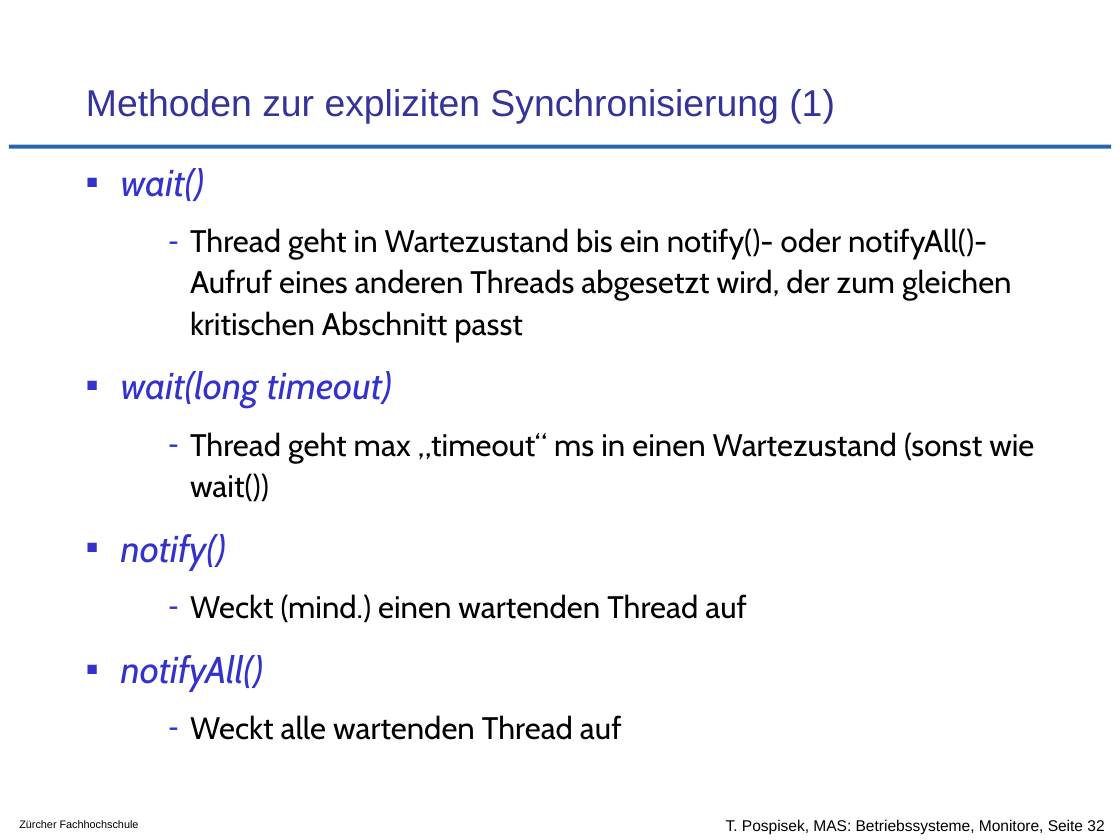
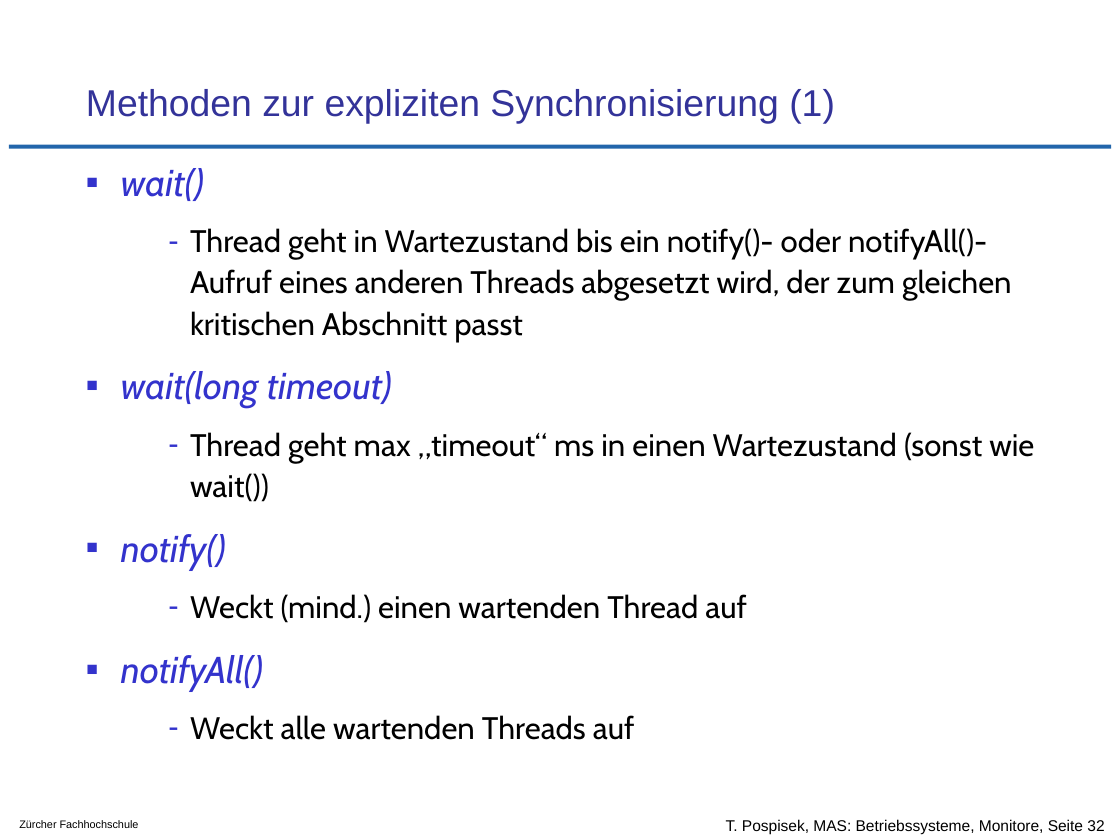
Before and after one commit to tpo/betriebssysteme, a slide deck: slide 32 of 08_Koordination_und_Synchronisation_Monitore.odp. Drawn at 1120x840 pixels with LibreOffice and Linux fonts; fonts in the diff are those of the drawing; background and template pictures are left out. Boxes give left, top, right and bottom in pixels: in the first picture for what was removed or moved away, otherwise in the second. Text is boxed around its words. In the diff, an @@ line names an element or a change of style, - is before the commit and + after.

```diff
--- a/08_Koordination_und_Synchronisation_Monitore.odp
+++ b/08_Koordination_und_Synchronisation_Monitore.odp
@@ text at (190, 715, 635, 740): text changed @@
-  – Weckt alle wartenden Thread auf
+  – Weckt alle wartenden Threads auf
```
Also in this commit, not shown: 13 other slides changed.
